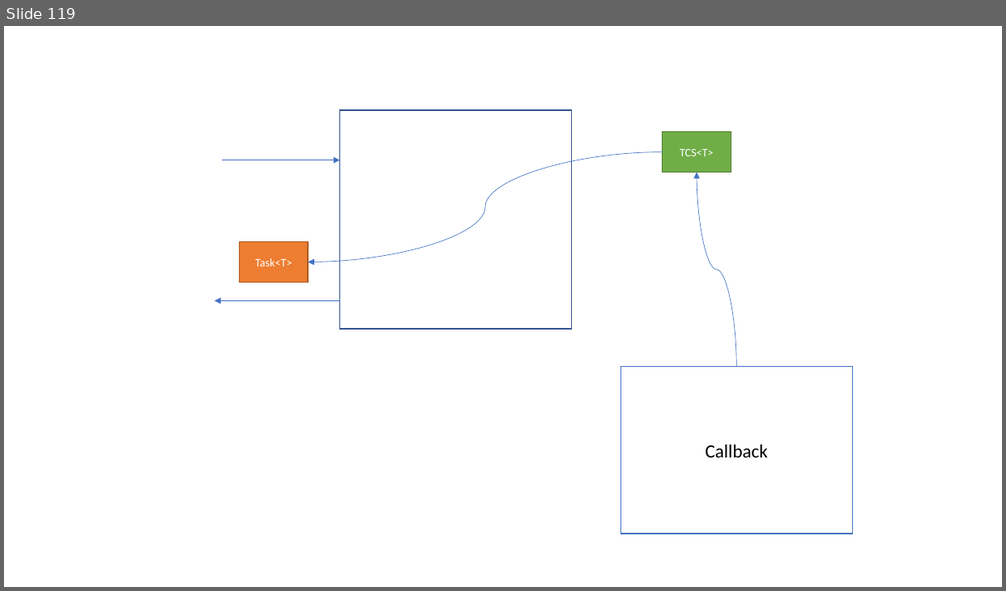
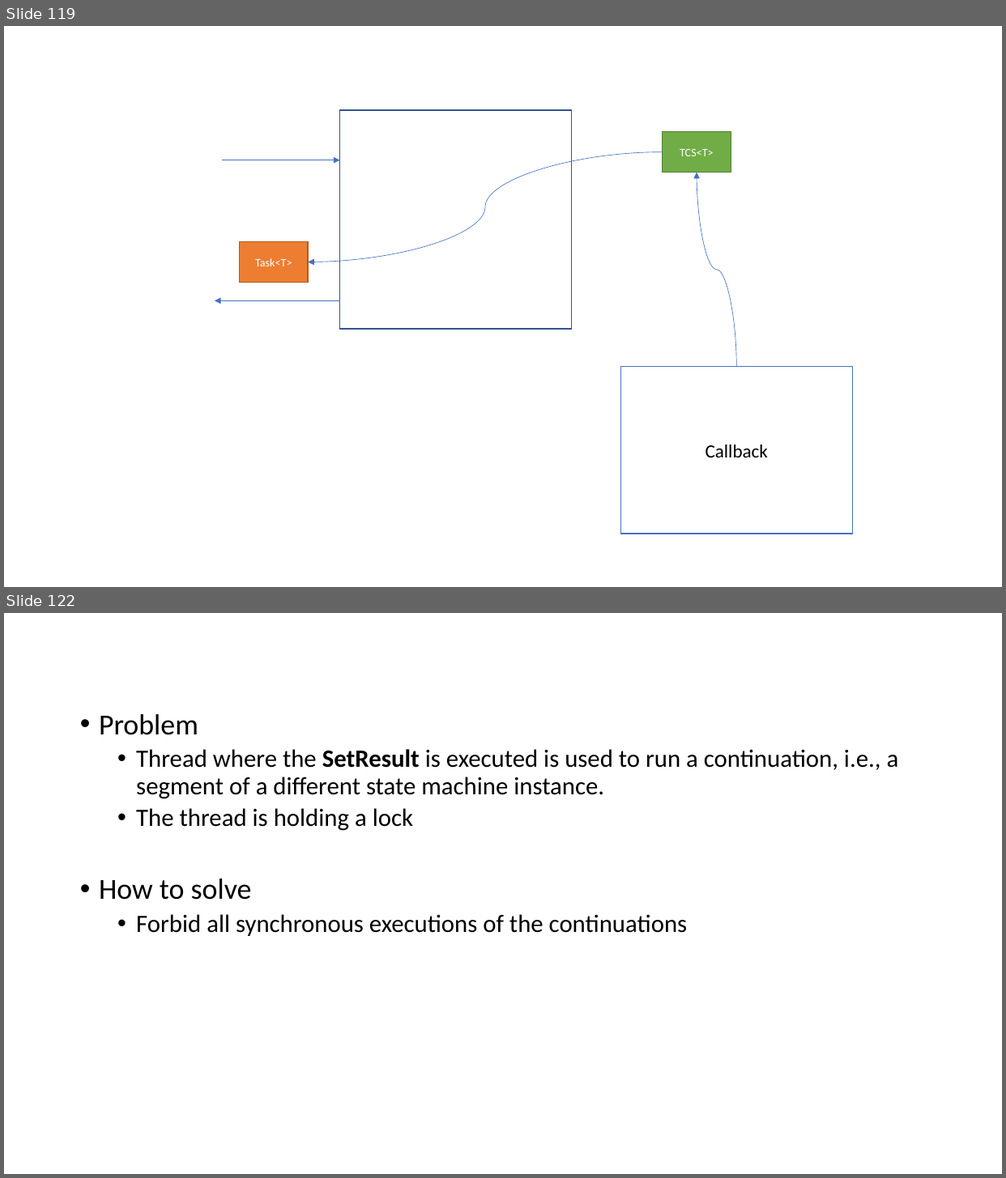
Before and after one commit to isel-leic-pc/s2021v-li51n, a slide deck: docs/threads.pptx. Shown one above the other, each under a label of ours: slide 119 before the commit, slides 119 and 122 after it; the slides between them are not shown. The pictures are 1006x591 and 1006x1178 pixels, drawn with LibreOffice and Linux fonts; fonts in the diff are those of the drawing. Boxes give left, top, right and bottom in pixels: in the first picture for what was removed or moved away, otherwise in the second. Text is boxed around its words. In the diff, an @@ line names an element or a change of style, - is before the commit and + after.

```diff
--- a/docs/threads.pptx
+++ b/docs/threads.pptx
@@ slide 122 added at [4,613,1002,1174], background #FFFFFF @@
@@ text added at [99,714,899,936], 24 pt, text #000000 @@
+• Problem
+  • Thread where the SetResult is executed is used to run a continuation, i.e., a segment of a different state machine instance.
+  • The thread is holding a lock
+• How to solve
+  • Forbid all synchronous executions of the continuations
```
Also in this commit, not shown: 6 other slides added, 4 other files.
